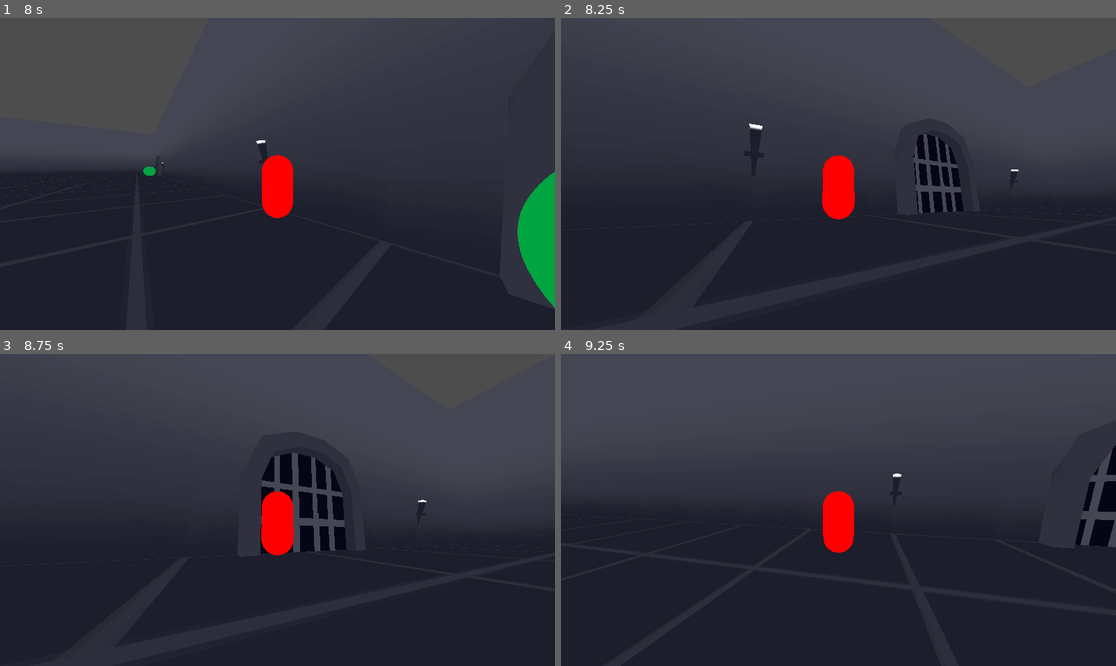
Above: before the commit, frames 1-4 (two rows, left to right).
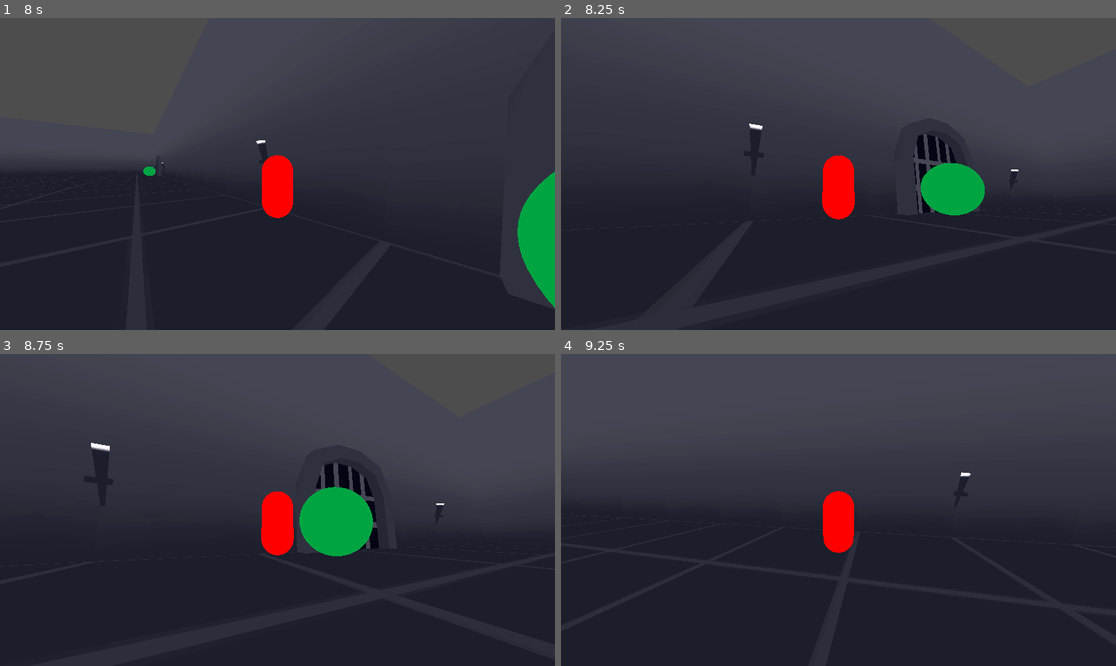
Above: after the commit, the same moments.

Repository: Weemo001/WizWaves
Game: Godot game, scene res://Scenes/World/world.tscn
Two runs of this game, one before a commit and one after it. Both use one fixed random seed, a clock stepped at 60 frames per second and the inputs below.
Inputs (mouse positions are in pixels of both pictures, inside the frame that each line leads up to):
- Up to frame 1 (8 s): tap Enter at 0.5, 5 s; move the mouse to (305, 174) at 0.52 s; hold 1 (dev1) 0.53-1.28 s; hold W (forward) 0.53-5.78 s; move the mouse to (249, 174) at 1.27 s; tap 1 (dev1) every 1.5 s from 1.35 to 7.35 s; move the mouse to (288, 167) at 2.02 s; hold 1 (dev1) 2.03-2.78 s; move the mouse to (271, 180) at 2.77 s; tap Space at 3.5, 5.75 s; move the mouse to (316, 177) at 3.52 s; hold 1 (dev1) 3.53-4.28 s; move the mouse to (233, 170) at 4.27 s; move the mouse to (283, 174) at 5.02 s; hold 1 (dev1) 5.03-5.78 s; move the mouse to (255, 167) at 5.77 s; hold D (right) 5.78-6.53 s; move the mouse to (305, 174) at 6.52 s; hold 1 (dev1) 6.53-7.28 s; hold W (forward) from 6.53 s (still down); move the mouse to (249, 174) at 7.27 s
- Up to frame 2 (8.25 s): keep holding W (forward); move the mouse to (849, 167) at 8.02 s; hold 1 (dev1) from 8.03 s (still down)
- Up to frame 3 (8.75 s): keep holding W (forward); keep holding 1 (dev1)
- Up to frame 4 (9.25 s): move the mouse to (832, 516) at 8.77 s; release W (forward) at 8.78 s; release 1 (dev1) at 8.78 s; hold A (left) from 8.78 s (still down); tap 1 (dev1) at 8.85 s

Frame 1 is identical in both runs. In frame 2, 1.5% of the frame differs, in the area x 64-77%, y 46-64%; in frame 3, 4.1%, in the area x 16-81%, y 28-65%; in frame 4, 1.3%.

Commit message:
Ramping Difficulty
- Added a simple ramping difficulty modifier

Diff:
--- a/Scripts/World/world.gd
+++ b/Scripts/World/world.gd
@@ -4,6 +4,7 @@
 @export var spawn_interval: float = 0.5 # sec
 @export var max_enemies: int = 20
 @export var spawners: Array[Node3D] = []
+@export var difficulty_mod: float = 1.2
 
 var wave_counter: int = 0
 var enemies_spawned_per_wave = 0
@@ -22,11 +23,15 @@
 	$SpawnTimer.wait_time = spawn_interval
 
 func _on_wave_cd_timer_timeout() -> void:
-	# When wave timer times out, increment wave counter, reset current enemy counter, and start the spawn timer
+	# Timer is always running, but only executes the spawning sequence code when the spawntimer is stopped, and the array of tracked enemies is empty
 	if $SpawnTimer.is_stopped() && Global.active_enemies.size() == 0:
 		wave_counter += 1
+
+		# Simple ramping difficulty modifier
+		max_enemies = 20 * pow(difficulty_mod, wave_counter - 1)
+
 		enemies_spawned_per_wave = 0
-		print("Wave: " + str(wave_counter) + " has started.")
+		print("Wave: " + str(wave_counter) + " Enemies: " + str(max_enemies))
 
 		$SpawnTimer.start()
 
